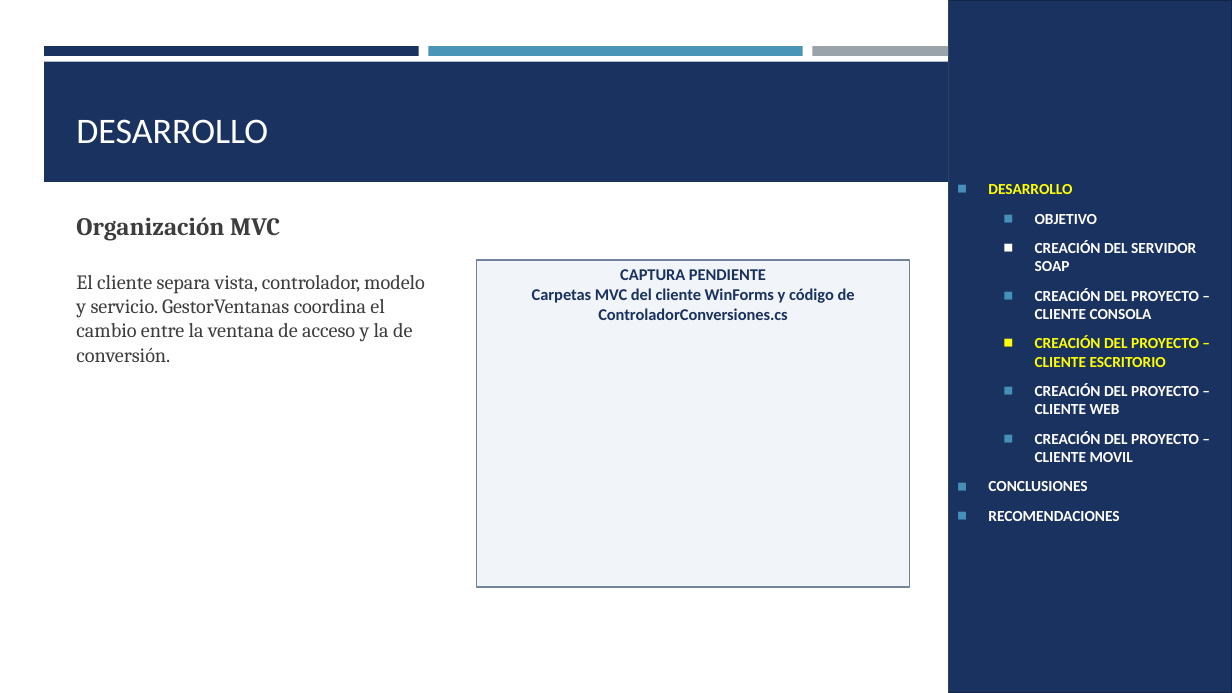
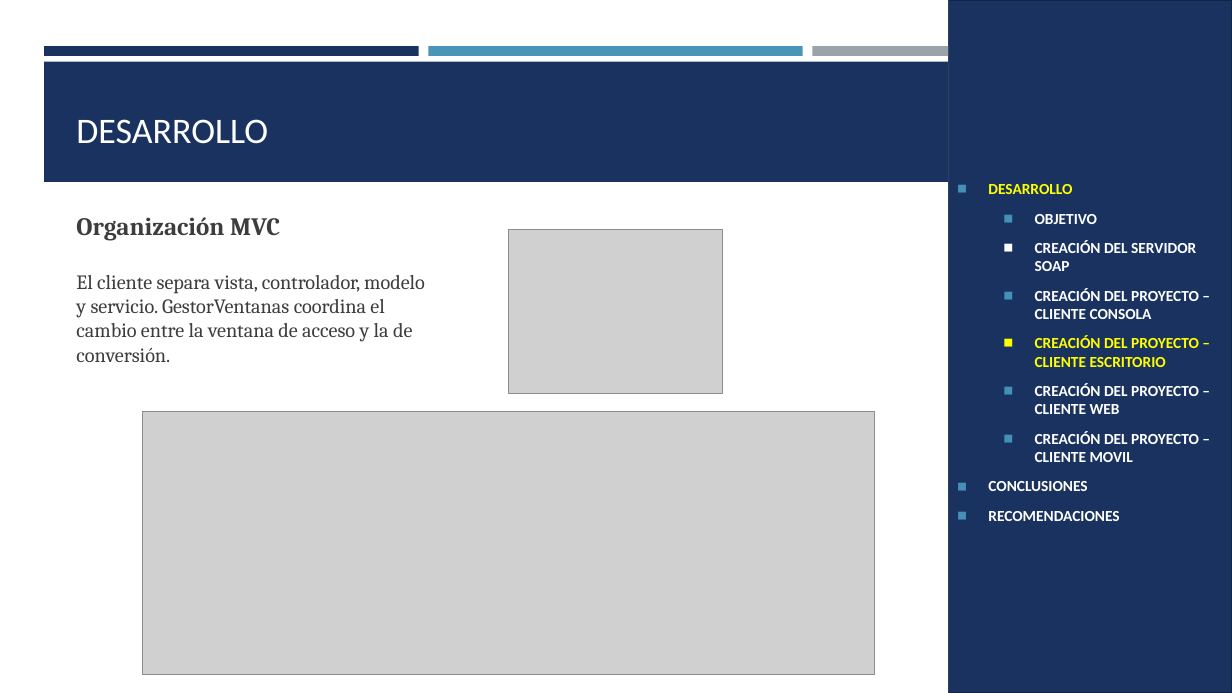
Before and after one commit to luis-sagx/arquitectura, a slide deck: slide 14 of TI.1.2 PAO202651_SOAP_DOTNET_SINBDD_NRC36883_GR09/05. DOCUMENTACION/PRESENTACION_TECNICA_GR09.pptx. Drawn at 1232x693 pixels with LibreOffice and Linux fonts; fonts in the diff are those of the drawing; grey boxes stand for pictures. Boxes give left, top, right and bottom in pixels: in the first picture for what was removed or moved away, otherwise in the second. Text is boxed around its words. In the diff, an @@ line names an element or a change of style, - is before the commit and + after.

Commit message:
Completa capturas de las presentaciones y corrige la ejecución de los clientes
- TI.1.1: clase principal del cliente de escritorio y URL local del cliente móvil
- TI.1.2: el cliente MAUI usa localhost:14028 con adb reverse
- TI.1.3: corrige la URL de las pruebas de integración y agrega nbactions.xml al cliente de consola
- TI.1.4: elimina el proyecto duplicado .Verification y agrega VerificarHttp.ps1 a las pruebas del servidor
- Presentaciones: capturas reales y recuadros pendientes para los diagramas

```diff
--- a/TI.1.2 PAO202651_SOAP_DOTNET_SINBDD_NRC36883_GR09/05. DOCUMENTACION/PRESENTACION_TECNICA_GR09.pptx
+++ b/TI.1.2 PAO202651_SOAP_DOTNET_SINBDD_NRC36883_GR09/05. DOCUMENTACION/PRESENTACION_TECNICA_GR09.pptx
@@ picture added at (509,229,723,393) @@
@@ rectangle removed at (477,260,910,587) @@
-CAPTURA PENDIENTE
-Carpetas MVC del cliente WinForms y código de ControladorConversiones.cs
@@ picture added at (142,411,875,675) @@
```
Also in this commit, not shown: 25 other slides changed, 16 other files.
